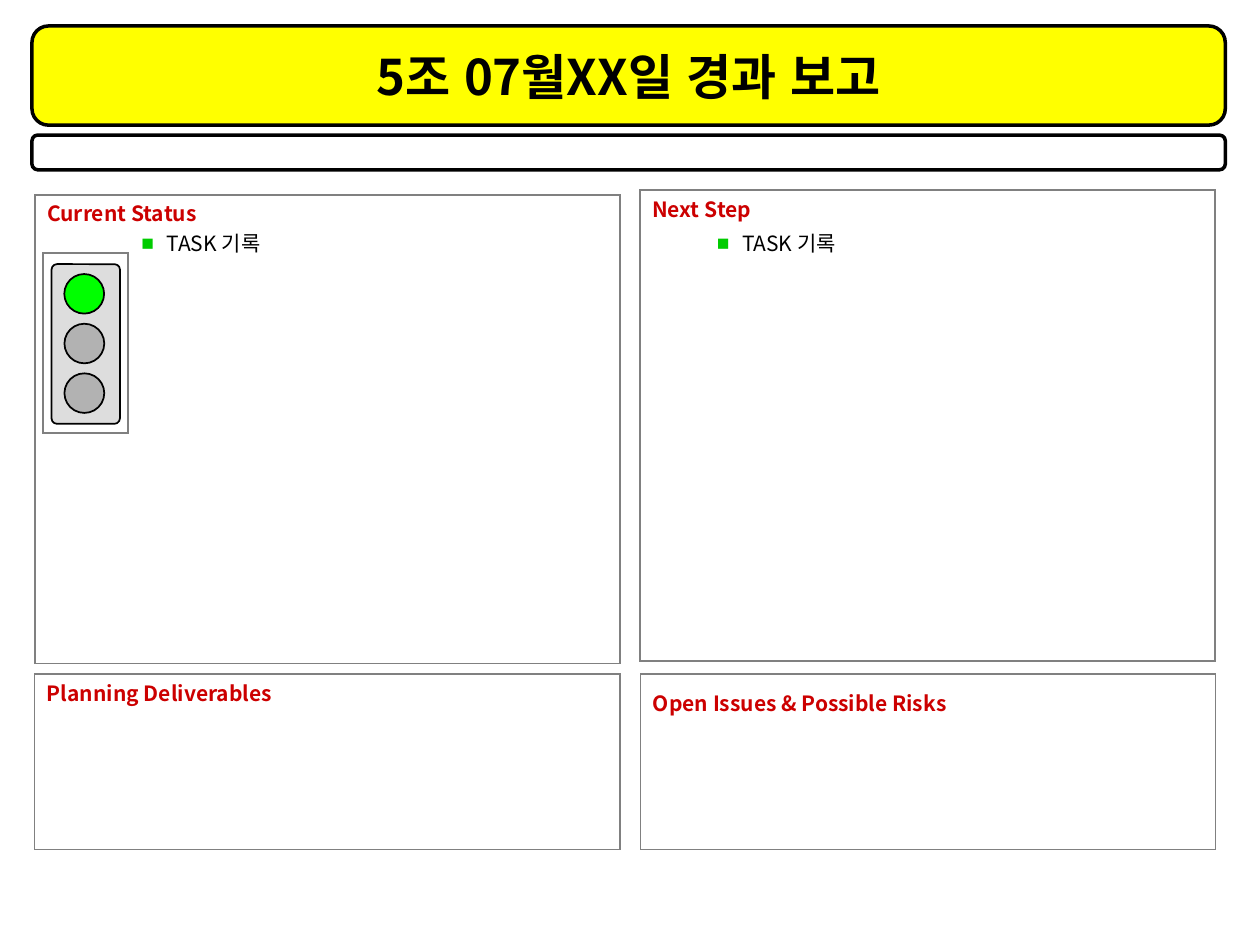
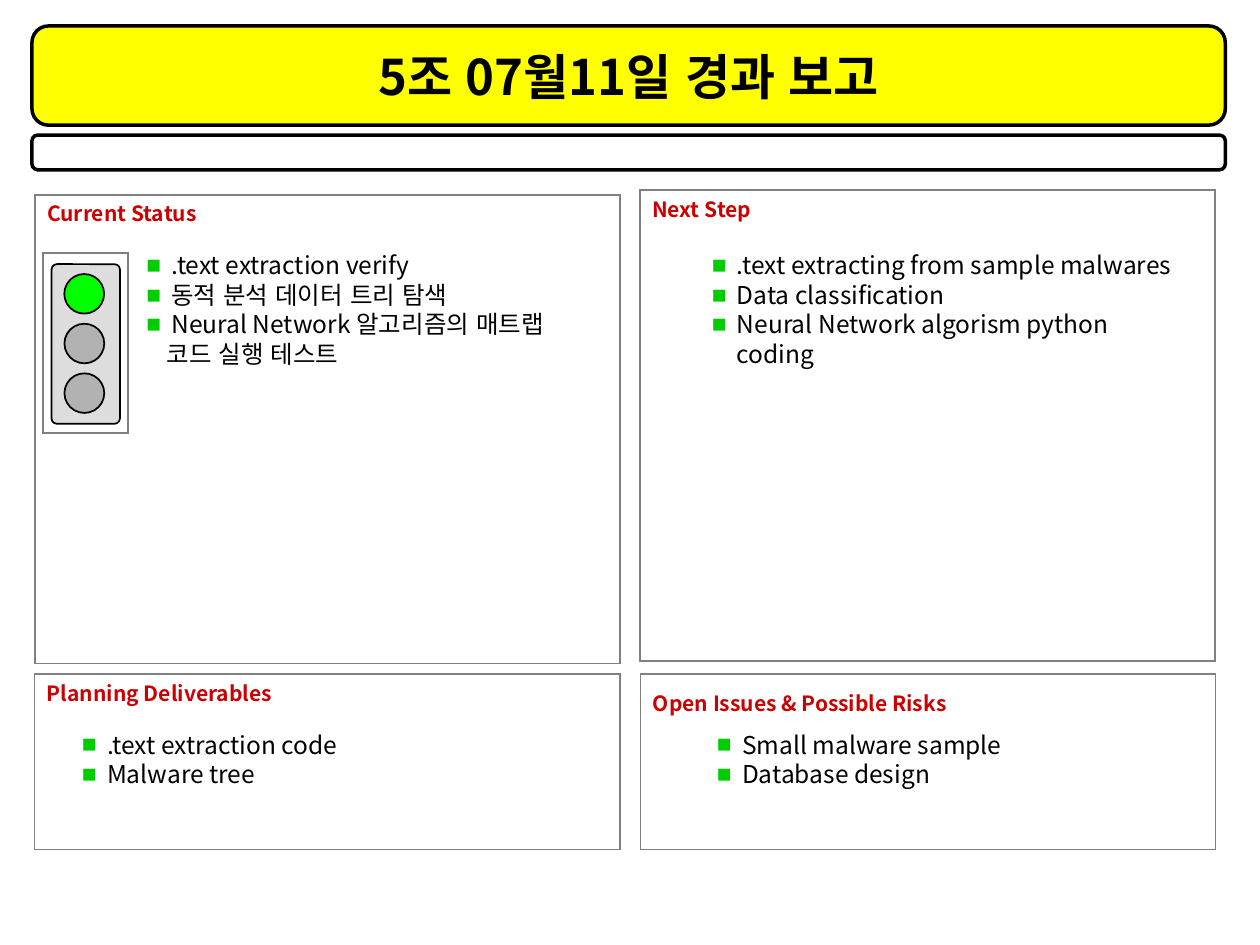
Before and after one commit to jungil73/kosta, a slide deck: slide 1 of 0.요구사항정의/1.Template/경과보고서.pptx. Drawn at 1260x945 pixels with LibreOffice and Linux fonts; fonts in the diff are those of the drawing. Boxes give left, top, right and bottom in pixels: in the first picture for what was removed or moved away, otherwise in the second. Text is boxed around its words. In the diff, an @@ line names an element or a change of style, - is before the commit and + after.

```diff
--- a/0.요구사항정의/1.Template/경과보고서.pptx
+++ b/0.요구사항정의/1.Template/경과보고서.pptx
@@ text in rounded rectangle at (378,54,879,100): text changed @@
-5조 07월XX일 경과 보고
+5조 07월11일 경과 보고
@@ text at (167,254,544,365): text changed; size 12 to 14 pt @@
-■ TASK 기록
+■ .text extraction verify
+■ 동적 분석 데이터 트리 탐색
+■ Neural Network 알고리즘의 매트랩
+코드 실행 테스트
@@ text at (737,254,1171,369): text changed; size 12 to 14 pt @@
-■ TASK 기록
+■ .text extracting from sample malwares
+■ Data classification
+■ Neural Network algorism python coding
@@ text added at (107,734,338,784), 14 pt, text #000000 @@
+■ .text extraction code
+■ Malware tree
@@ text added at (742,734,1002,789), 14 pt, text #000000 @@
+■ Small malware sample
+■ Database design
```
Also in this commit, not shown: 7 other files.
